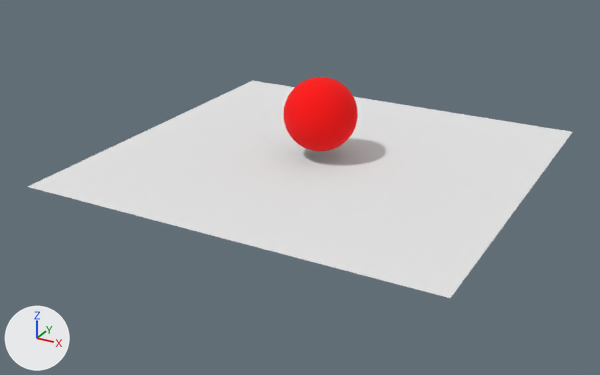
What one commit did to the OBJ model OpenESRD/scene2.obj.
One viewpoint serves both versions: a 50 mm camera at (15.5, -29.9, 12.1) aimed at (-0.1, -1.6, -2.1). Lighting does not change. The marker at lower left points along +X, +Y and +Z. Where no turn or scale is listed for an object, it has been applied to the vertices.

The older version as bpy lines, for what is in view:
```python
mat_none = principled_material('None')
mat_none.base_color = (0.8, 0.8, 0.8)  # white #e7e7e7
mat_none.roughness = 1.0
me_plane = bpy.data.meshes.new('Plane')
me_plane.from_pydata([(-8.6, -8.6, -1.1), (8.9, -8.6, -1.1), (-8.6, 8.4, -1.1), (8.9, 8.4, -1.1)], [], [(0, 1, 3, 2)])
me_plane.materials.append(mat_none)  # white #e7e7e7
me_sphere = bpy.data.meshes.new('Sphere')
me_sphere.from_pydata(...)  # 14282 vertices, 14400 faces; spans x -1.57..1.57, y -1.57..1.57, z -0.82..2.33
me_sphere.materials.append(mat_red)  # red #ff0000
ob_plane = bpy.data.objects.new('Plane', me_plane)
ob_plane.location = (0.0, 0.0, 0.0)
ob_sphere = bpy.data.objects.new('Sphere', me_sphere)
ob_sphere.location = (0.0, 0.0, 0.0)
```
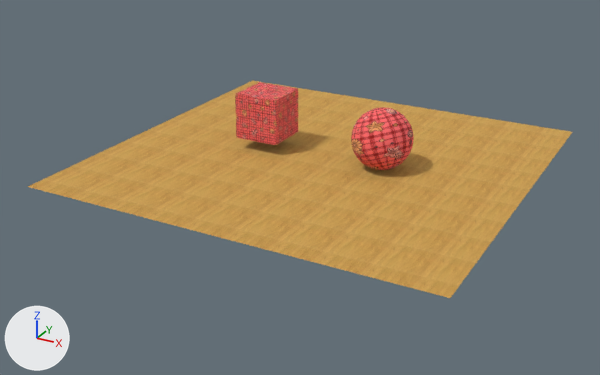
The change, as a diff of the scene's bpy script:
```diff
--- a/OpenESRD/scene2.obj.py
+++ b/OpenESRD/scene2.obj.py
@@ img_floor_02_jpg @@
+img_floor_02_jpg = load_image('floor_02.jpg', 'textures/floor_02.jpg', 438, 295, 'sRGB')
@@ img_floor_07_jpg @@
+img_floor_07_jpg = load_image('floor_07.jpg', 'textures/floor_07.jpg', 507, 485, 'sRGB')
@@ mat_none @@
 mat_none = principled_material('None')
-mat_none.base_color = (0.8, 0.8, 0.8)  # white #e7e7e7
+mat_none.texture = img_floor_07_jpg
 mat_none.roughness = 1.0
@@ mat_plane @@
+mat_plane = principled_material('Plane')
+mat_plane.texture = img_floor_02_jpg
+mat_plane.roughness = 1.0
@@ me_plane @@
 me_plane.from_pydata(...)  # 4 vertices, 1 face; spans x -8.6..8.9, y -8.6..8.4, z -1.1
-me_plane.materials.append(mat_none)  # white #e7e7e7
+me_plane.materials.append(mat_plane)  # picture img_floor_02_jpg
@@ me_sphere @@
 # used by ob_sphere; location = (0.0, 0.0, 0.0)
-me_sphere.from_pydata(...)  # 14282 vertices, 14400 faces; spans x -1.57..1.57, y -1.57..1.57, z -0.82..2.33
-me_sphere.materials.append(mat_red)  # red #ff0000
+me_sphere.from_pydata(...)  # 482 vertices, 512 faces; spans x 1.6..4.15, y -1.32..1.32, z -1.13..1.45
+# me_sphere part 1: 14282 vertices removed from x -1.57..1.57, y -1.57..1.57, z -0.82..2.33; 482 vertices added at x 1.6..4.15, y -1.32..1.32, z -1.13..1.45, forming a UV sphere (32 segments, 16 rings, poles along z)
+me_sphere.materials.append(mat_none)  # picture img_floor_07_jpg
@@ me_cube_cube_002 @@
+me_cube_cube_002.from_pydata(...)  # a box spanning x -3.64..-1.64, y -1.0..1.0, z -0.62..1.38
+me_cube_cube_002.materials.append(mat_none)  # picture img_floor_07_jpg
@@ ob_cube_cube_002 @@
+ob_cube_cube_002 = bpy.data.objects.new('Cube_Cube.002', me_cube_cube_002)
+ob_cube_cube_002.location = (0.0, 0.0, 0.0)
```

Where the change shows, as pixel boxes [x1, y1, x2, y2] in the pictures (600 x 375 px):
'Plane', surface changed, recoloured (white to orange)
    both: [28, 81, 572, 298]
'Sphere', surface changed, reshaped (15% narrower, 15% shorter)
    before: [284, 77, 358, 151]
    after: [351, 107, 414, 170]
'Cube_Cube.002', added (red)
    after: [235, 82, 298, 145]
